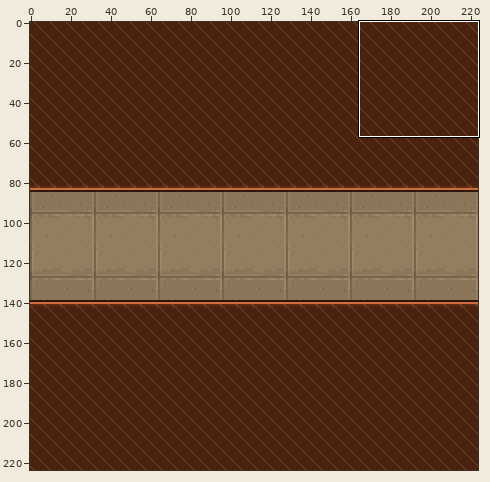
Sprite sheet: assets/cell_line.png. Above: a wide view before the commit, with the close-up outlined.
Close-up. As it was:
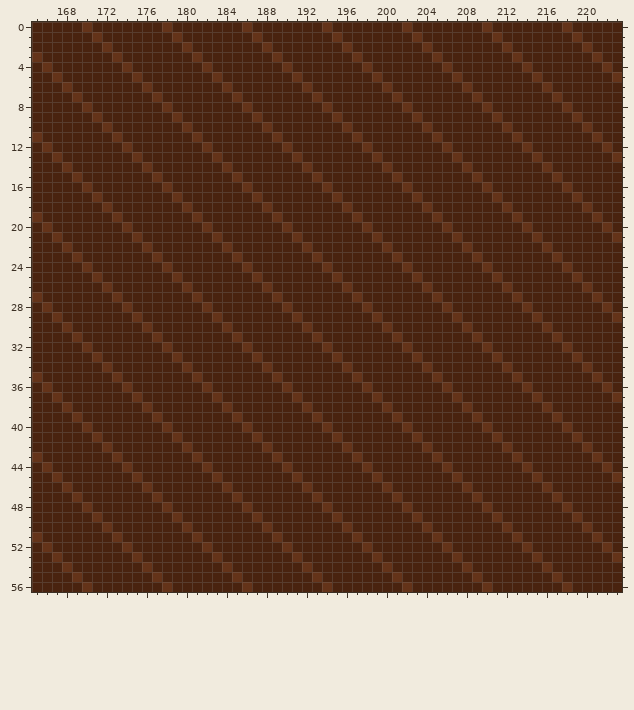
The file is 224x224 pixels. Pixels under 10% opacity are left out. Colours within 5 levels of each other are drawn and written as one. Shown: x 165..223, y 0..56. The commit also changed other parts of the picture, which this record leaves out.
New version:
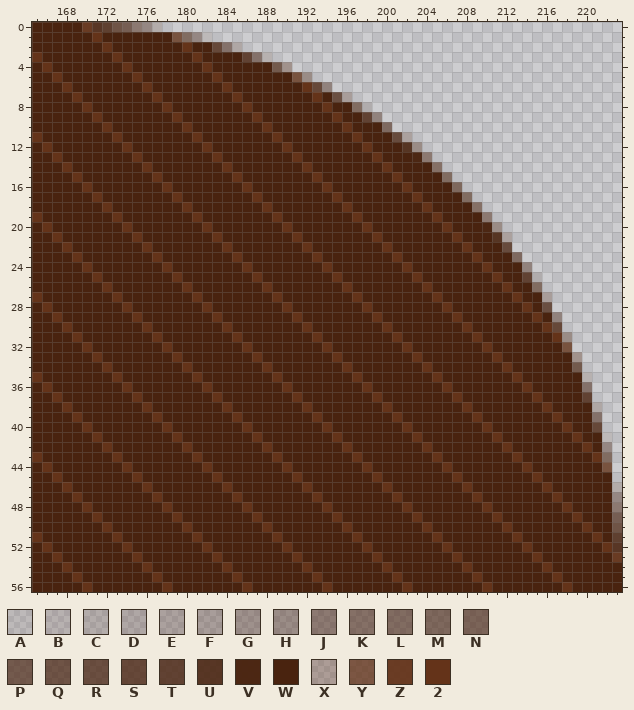
Palette (. is transparent): A #49230f1e  B #49230f2a  C #49230f32  D #49230f39  E #49230f42  F #49230f48  G #49230f5a  H #49230f62  J #49230f7e  K #49230f8c  L #49230f92  M #49230f98  N #49230f9e  P #49230fad  Q #49230fb6  R #49230fbd  S #49230fc7  T #49230fd0  U #49230fe2  V #49230ff9  W #49230f  X #64331951  Y #643319c5  Z #643319f0  2 #643319
Change:
Changed rows in their new state; - is an unchanged pixel.
first column x 170:
 0 ZUTQNJGC..............................................
 1 ---------YLGA.........................................
 2 -------------SJD......................................
 3 ----------------TJB...................................
 4 -------------------PX.................................
 5 ---------------------YH...............................
 6 -----------------------SH.............................
 7 -------------------------QF...........................
 8 ---------------------------LA.........................
 9 ----------------------------TH........................
10 ------------------------------K.......................
11 -------------------------------RE.....................
12 --------------------------------UH....................
13 ---------------------------------VJ...................
14 -----------------------------------K..................
15 ------------------------------------L.................
16 -------------------------------------M................
17 --------------------------------------L...............
18 ---------------------------------------K..............
19 ----------------------------------------J.............
20 ----------------------------------------VH............
21 -----------------------------------------UE...........
22 ------------------------------------------R...........
23 -------------------------------------------K..........
24 --------------------------------------------H.........
25 --------------------------------------------TA........
26 ---------------------------------------------L........
27 ----------------------------------------------F.......
28 ----------------------------------------------Q.......
29 -----------------------------------------------H......
30 -----------------------------------------------S......
31 ------------------------------------------------H.....
32 ------------------------------------------------Y.....
33 -------------------------------------------------X....
34 -------------------------------------------------P....
35 --------------------------------------------------B...
36 --------------------------------------------------J...
37 --------------------------------------------------T...
38 ---------------------------------------------------D..
39 ---------------------------------------------------J..
40 ---------------------------------------------------S..
41 ----------------------------------------------------A.
42 ----------------------------------------------------G.
43 ----------------------------------------------------L.
44 ----------------------------------------------------Y.
45 -----------------------------------------------------.
46 -----------------------------------------------------C
47 -----------------------------------------------------G
48 -----------------------------------------------------J
49 -----------------------------------------------------N
50 -----------------------------------------------------Q
51 -----------------------------------------------------T
52 -----------------------------------------------------U
53 -----------------------------------------------------Z
